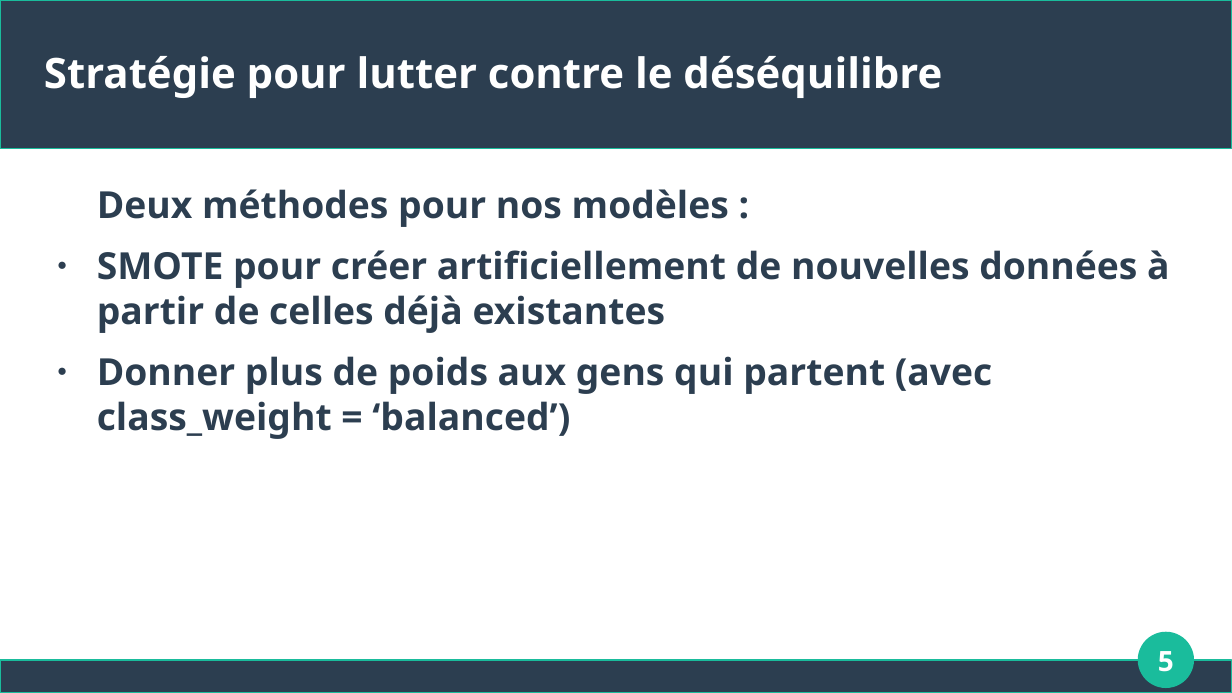
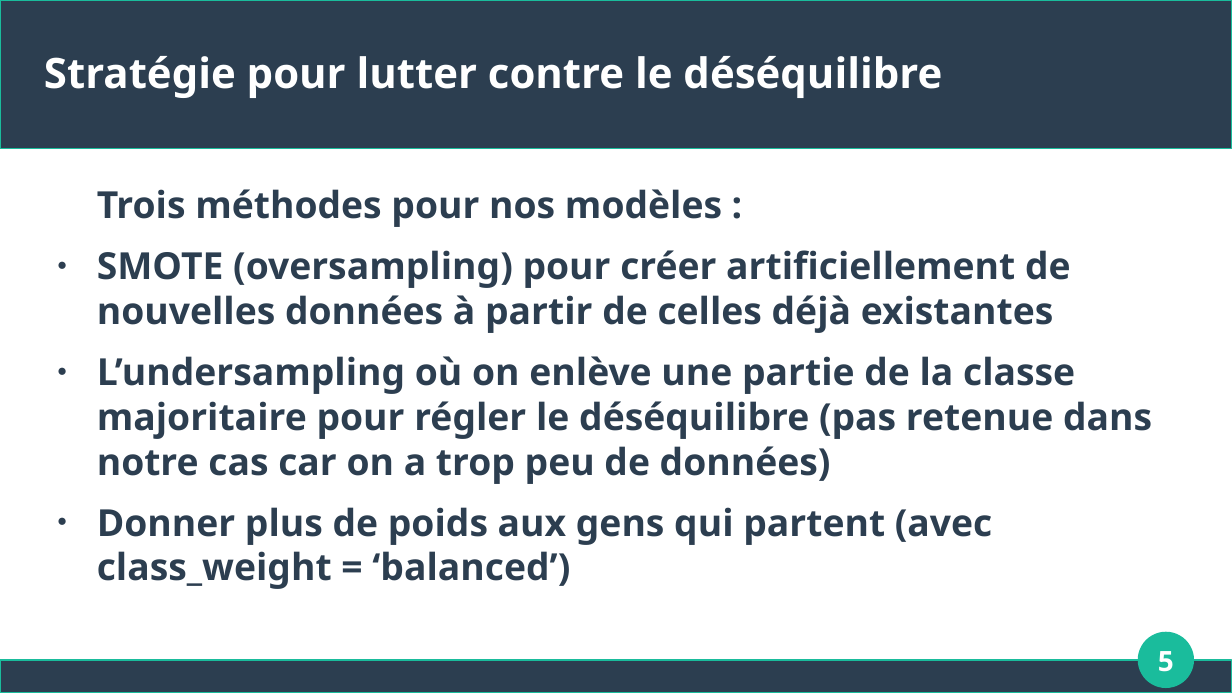
Before and after one commit to Apinsun/Projet4, a slide deck: slide 5 of presentation.odp. Drawn at 1232x693 pixels with LibreOffice and Linux fonts; fonts in the diff are those of the drawing. Boxes give left, top, right and bottom in pixels: in the first picture for what was removed or moved away, otherwise in the second. Text is boxed around its words. In the diff, an @@ line names an element or a change of style, - is before the commit and + after.

```diff
--- a/presentation.odp
+++ b/presentation.odp
@@ text at box(97, 189, 1152, 484): text changed @@
-Deux méthodes pour nos modèles :
-● SMOTE pour créer artificiellement de nouvelles données à partir de celles déjà existantes
+Trois méthodes pour nos modèles :
+● SMOTE (oversampling) pour créer artificiellement de nouvelles données à partir de celles déjà existantes
+● L’undersampling où on enlève une partie de la classe majoritaire pour régler le déséquilibre (pas retenue dans notre cas car on a trop peu de données)
```
Also in this commit, not shown: 1 other slide changed.
